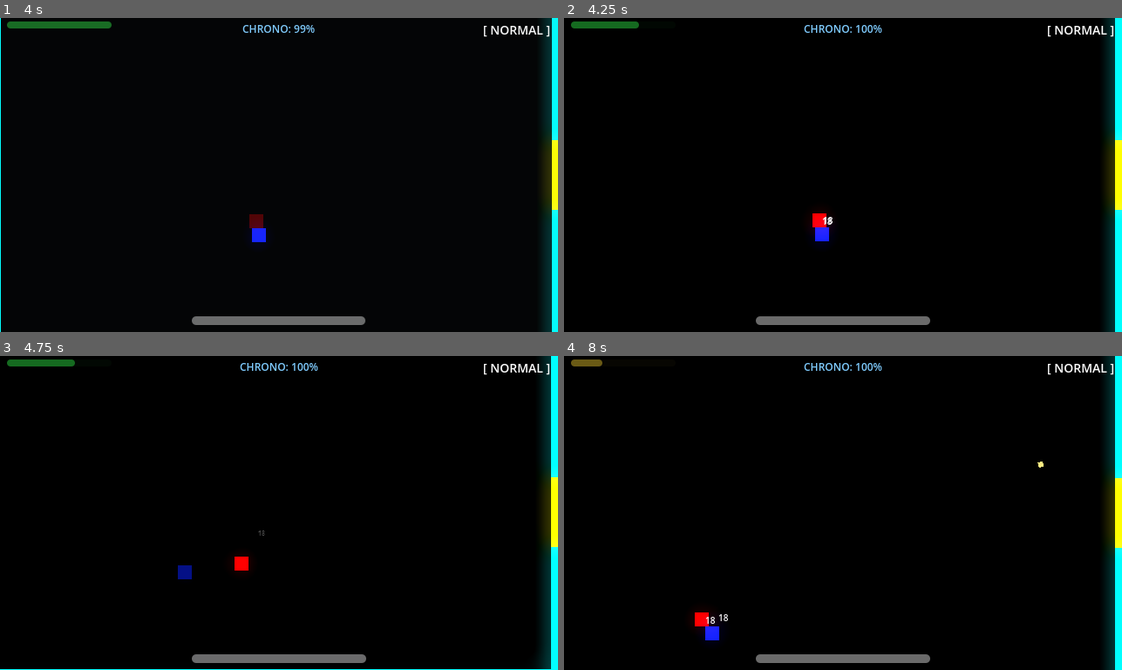
Above: before the commit, frames 1-4 (two rows, left to right).
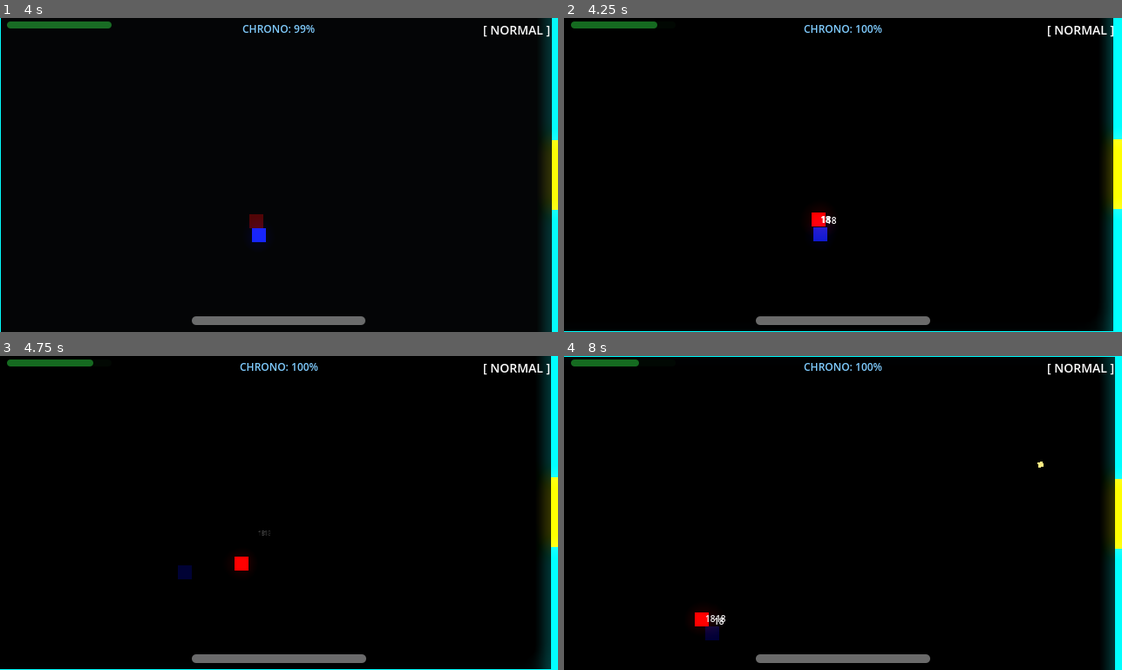
Above: after the commit, the same moments.

Repository: scarf-y/Polychron
Game: Godot game, scene res://scenes/ui/main_menu.tscn
Same seed, same stepped clock (60 frames per second), same inputs: the game is played once before the commit and once after it.
Inputs (mouse positions are in pixels of both pictures, inside the frame that each line leads up to):
- Up to frame 1 (4 s): click "ENTER THE VOID" at 0.5 s; move the mouse to (401, 159) at 1.27 s; hold D (move_right) 1.28-2.03 s; tap Q (dash) at 1.35 s; click (401, 159) at 1.55 s; move the mouse to (167, 190) at 2.02 s; hold S (move_down) 2.03-2.78 s; click (167, 190) at 2.1 s; tap E (time_erase) at 2.3, 2.85 s; move the mouse to (334, 105) at 2.77 s; hold D (move_right) 2.78-3.53 s; tap Shift (time_slow) at 3.05, 3.6 s; move the mouse to (251, 237) at 3.52 s; hold W (move_up) from 3.53 s (still down); tap Space (time_stop) at 3.8 s
- Up to frame 2 (4.25 s): keep holding W (move_up)
- Up to frame 3 (4.75 s): move the mouse to (446, 560) at 4.27 s; release W (move_up) at 4.28 s; hold A (move_left) from 4.28 s (still down); tap Space (time_stop) at 4.35 s; tap Q (dash) at 4.55 s
- Up to frame 4 (8 s): move the mouse to (675, 465) at 5.02 s; tap Q (dash) at 5.1 s; click (675, 465) at 5.3 s; move the mouse to (870, 513) at 5.77 s; release A (move_left) at 5.78 s; hold S (move_down) 5.78-6.53 s; click (870, 513) at 5.85 s; tap E (time_erase) at 6.05, 6.6 s; move the mouse to (759, 434) at 6.52 s; hold D (move_right) 6.53-7.28 s; tap Shift (time_slow) at 6.8, 7.35 s; move the mouse to (965, 497) at 7.27 s; hold W (move_up) from 7.28 s (still down); tap Space (time_stop) at 7.55 s

Frame 1 is identical in both runs. In frame 2, 0.9% of the frame differs, in the area x 0-100%, y 0-100%; in frame 3, 0.2%; in frame 4, 0.7%.

Commit message:
feat: add 5-stage fracture penalty system with debuffs, lockdown response, and ability-blocked feedback

Diff:
--- a/scripts/game_juice.gd
+++ b/scripts/game_juice.gd
@@ -81,14 +81,22 @@
 # =========================
 # FLOATING DAMAGE NUMBERS
 # =========================
-func spawn_damage_number(amount: float, pos: Vector2, is_crit: bool) -> void:
+func spawn_damage_number(amount: float, pos: Vector2, is_crit: bool, color_override: Color = Color(-1, -1, -1), scale_override: float = 1.0) -> void:
 	var label := Label.new()
 	label.text = str(int(amount))
 	label.global_position = pos + Vector2(randf_range(-8, 8), -10)
 	label.z_index = 100
 
-	# Style based on crit
-	if is_crit:
+	# Check for color override (e.g. Stage IV fracture — purple + 2x)
+	var has_override: bool = color_override.r >= 0.0
+
+	# Style based on crit or override
+	if has_override:
+		label.add_theme_color_override("font_color", color_override)
+		label.add_theme_font_size_override("font_size", int(12 * scale_override))
+		label.scale = Vector2(scale_override, scale_override)
+		label.text += "!!"
+	elif is_crit:
 		label.add_theme_color_override("font_color", Color(1, 0.9, 0.1))  # Bright gold
 		label.add_theme_font_size_override("font_size", 14)
 		label.scale = Vector2(1.5, 1.5)
--- a/scripts/player.gd
+++ b/scripts/player.gd
@@ -1,16 +1,19 @@
 extends CharacterBody2D
 
 ## Sequence-0 — The Player Controller
-## Handles movement, shooting, time abilities, phase dash, and crit system.
+## Handles movement, shooting, time abilities, phase dash, crit system,
+## and fracture-stage debuffs.
 
 # --- Stats ---
-const SPEED: float = 120.0
+var base_speed: float = 120.0
+var speed: float = 120.0
 var health: float = 100.0
 var max_health: float = 100.0
 var is_dead: bool = false
 
 # --- Crit System ---
-const CRIT_CHANCE: float = 0.2
+var base_crit_chance: float = 0.2
+var crit_chance: float = 0.2
 const CRIT_MULTIPLIER: float = 2.5
 const BASE_DAMAGE_MIN: float = 10.0
 const BASE_DAMAGE_MAX: float = 15.0
@@ -23,7 +26,8 @@
 # --- Phase Dash ---
 const DASH_SPEED: float = 300.0
 const DASH_DURATION: float = 0.2
-const DASH_COOLDOWN: float = 0.6
+var base_dash_cooldown: float = 0.6
+var dash_cooldown: float = 0.6
 const DASH_TIMESTOP_MULTIPLIER: float = 1.5
 const GHOST_SPAWN_INTERVAL: float = 0.025
 var is_dashing: bool = false
@@ -33,6 +37,14 @@
 var _active_ability: TimeManager.TimeState = TimeManager.TimeState.NORMAL
 var _erase_decoy: Node2D = null
 
+# --- I-Frames ---
+var _invincibility_timer: float = 0.0
+const INVINCIBILITY_DURATION: float = 0.8
+
+# --- Fracture Debuffs ---
+var _fracture_stage: int = 1
+var _damage_multiplier: float = 1.0
+
 # --- Signals ---
 signal player_damaged(new_health: float)
 signal player_died()
@@ -42,9 +54,23 @@
 	add_to_group("player")
 	_setup_crosshair_cursor()
 
+	# Connect fracture signals
+	TimeManager.fracture_changed.connect(_on_fracture_changed)
+	TimeManager.lockdown_changed.connect(_on_lockdown_changed)
+
 func _process(delta: float) -> void:
 	if is_dead:
 		return
+
+	if _invincibility_timer > 0.0:
+		_invincibility_timer -= delta
+		if _invincibility_timer <= 0.0:
+			_update_modulate()
+		else:
+			if fmod(_invincibility_timer * 15.0, 1.0) > 0.5:
+				modulate.a = 0.2
+			else:
+				modulate.a = 0.8
 
 	_handle_time_abilities()
 	_handle_shooting()
@@ -63,9 +89,9 @@
 	var input_dir := Input.get_vector("move_left", "move_right", "move_up", "move_down")
 
 	# Compensate speed when time is slowed so player moves at normal speed
-	var current_speed: float = SPEED
+	var current_speed: float = speed
 	if TimeManager.current_state == TimeManager.TimeState.SLOWED:
-		current_speed = SPEED / 0.2
+		current_speed = speed / 0.2
 
 	if input_dir != Vector2.ZERO:
 		velocity = input_dir.normalized() * current_speed
@@ -73,6 +99,67 @@
 		velocity = velocity.move_toward(Vector2.ZERO, current_speed)
 
 	move_and_slide()
+
+# =========================
+# FRACTURE STAGE SYSTEM
+# =========================
+func _on_fracture_changed(value: float) -> void:
+	var new_stage: int = 1
+	if value >= 100.0:
+		new_stage = 5
+	elif value > 75.0:
+		new_stage = 4
+	elif value > 50.0:
+		new_stage = 3
+	elif value > 25.0:
+		new_stage = 2
+	else:
+		new_stage = 1
+
+	if new_stage != _fracture_stage:
+		_fracture_stage = new_stage
+		_apply_fracture_debuffs()
+
+func _apply_fracture_debuffs() -> void:
+	# Reset to base stats first
+	speed = base_speed
+	crit_chance = base_crit_chance
+	dash_cooldown = base_dash_cooldown
+	_damage_multiplier = 1.0
+
+	match _fracture_stage:
+		1:
+			# Stage I — Base stats, no debuffs
+			pass
+		2:
+			# Stage II — Crit chance halved
+			crit_chance = base_crit_chance / 2.0
+		3:
+			# Stage III — Speed -20%, dash cooldown doubled
+			speed = base_speed * 0.8
+			dash_cooldown = base_dash_cooldown * 2.0
+			# Also keep stage II debuff
+			crit_chance = base_crit_chance / 2.0
+		4:
+			# Stage IV — Damage taken +50%, plus all previous
+			_damage_multiplier = 1.5
+			speed = base_speed * 0.8
+			dash_cooldown = base_dash_cooldown * 2.0
+			crit_chance = base_crit_chance / 2.0
+		5:
+			# Stage V — Lockdown (handled by TimeManager)
+			_damage_multiplier = 1.5
+			speed = base_speed * 0.8
+			dash_cooldown = base_dash_cooldown * 2.0
+			crit_chance = base_crit_chance / 2.0
+
+func _on_lockdown_changed(lockdown: bool) -> void:
+	if lockdown:
+		# Force cancel any active time ability
+		force_cancel_ability()
+	else:
+		# Re-apply debuffs for current fracture level (75% after exit)
+		_on_fracture_changed(TimeManager.fracture_level)
 
 # =========================
 # PHASE DASH
@@ -98,13 +185,13 @@
 	modulate = Color(0.3, 0.6, 1.0, 0.5)
 
 	# Time Stop synergy: dash is 3x faster/longer
-	var dash_speed: float = DASH_SPEED
+	var dash_speed_val: float = DASH_SPEED
 	var dash_time: float = DASH_DURATION
 	if TimeManager.current_state == TimeManager.TimeState.STOPPED:
-		dash_speed *= DASH_TIMESTOP_MULTIPLIER
+		dash_speed_val *= DASH_TIMESTOP_MULTIPLIER
 		dash_time *= DASH_TIMESTOP_MULTIPLIER
 
-	velocity = move_dir * dash_speed
+	velocity = move_dir * dash_speed_val
 
 	GameJuice.screen_shake(2.5, 1.3)
 
@@ -116,7 +203,7 @@
 
 	# End dash
 	is_dashing = false
-	velocity = move_dir * SPEED * 0.5  # Slight momentum after dash
+	velocity = move_dir * speed * 0.5  # Slight momentum after dash
 
 	# Restore collision
 	if _active_ability != TimeManager.TimeState.ERASED:
@@ -126,8 +213,8 @@
 	# Restore color based on current ability
 	_update_modulate()
 
-	# Dash cooldown
-	await get_tree().create_timer(DASH_COOLDOWN).timeout
+	# Dash cooldown (uses the potentially modified dash_cooldown)
+	await get_tree().create_timer(dash_cooldown).timeout
 	can_dash = true
 
 func _spawn_ghost_trail(duration: float) -> void:
@@ -156,7 +243,7 @@
 # =========================
 func deal_damage() -> Array:
 	var base_damage: float = randf_range(BASE_DAMAGE_MIN, BASE_DAMAGE_MAX)
-	var is_crit: bool = randf() < CRIT_CHANCE
+	var is_crit: bool = randf() < crit_chance
 	var final_damage: float = base_damage * (CRIT_MULTIPLIER if is_crit else 1.0)
 	return [final_damage, is_crit]
 
@@ -206,6 +293,12 @@
 			_erase_decoy.queue_free()
 		_return_to_normal()
 
+	# Visual feedback when ability use is blocked
+	if _active_ability == TimeManager.TimeState.NORMAL:
+		if Input.is_action_just_pressed("time_stop") or Input.is_action_just_pressed("time_slow") or Input.is_action_just_pressed("time_erase"):
+			if not TimeManager.can_use_ability():
+				_show_ability_blocked_feedback()
+
 	# Auto-return when gauge depletes
 	if TimeManager.time_gauge <= 0.0 and _active_ability != TimeManager.TimeState.NORMAL:
 		if _active_ability == TimeManager.TimeState.ERASED:
@@ -216,6 +309,19 @@
 		_active_ability = TimeManager.TimeState.NORMAL
 		_update_modulate()
 
+func _show_ability_blocked_feedback() -> void:
+	# Flash the player red-grey and spawn a "BLOCKED" text
+	var reason: String = "LOCKED OUT" if TimeManager.is_lockdown else "NULLIFIED"
+	var flash_color: Color = Color(1.0, 0.1, 0.1) if TimeManager.is_lockdown else Color(0.5, 0.0, 0.0)
+
+	GameJuice.spawn_blocked_text(global_position)
+	GameJuice.screen_shake(1.5, 1.0)
+
+	# Quick red flash
+	modulate = flash_color
+	await get_tree().create_timer(0.1).timeout
+	_update_modulate()
+
 func force_cancel_ability() -> void:
 	if _active_ability != TimeManager.TimeState.NORMAL:
 		if _active_ability == TimeManager.TimeState.ERASED:
@@ -236,6 +342,10 @@
 		return
 	if TimeManager.null_zone_active:
 		modulate = Color(0.5, 0.5, 0.5, 0.7)
+		return
+	if TimeManager.is_lockdown:
+		# Lockdown tint — handled by flicker in GameJuice, but base color is grey-red
+		modulate = Color(0.8, 0.3, 0.3, 1.0)
 		return
 	match _active_ability:
 		TimeManager.TimeState.NORMAL:
@@ -276,11 +386,22 @@
 # DAMAGE
 # =========================
 func take_damage(amount: float = 10.0) -> void:
-	if is_dead or is_dashing or _active_ability == TimeManager.TimeState.ERASED:  # I-frames and Erase check
-		return
-	health -= amount
+	if is_dead or is_dashing or _active_ability == TimeManager.TimeState.ERASED or _invincibility_timer > 0.0:
+		return
+	_invincibility_timer = INVINCIBILITY_DURATION
+
+	# Apply fracture damage multiplier (Stage IV: +50%)
+	var final_amount: float = amount * _damage_multiplier
+	health -= final_amount
 	health = maxf(health, 0.0)
 	player_damaged.emit(health)
+
+	# Spawn damage numbers — purple & 2x larger at Stage IV+
+	var is_fracture_amplified: bool = _fracture_stage >= 4
+	if is_fracture_amplified:
+		GameJuice.spawn_damage_number(final_amount, global_position, false, Color(0.7, 0.1, 1.0), 2.0)
+	else:
+		GameJuice.spawn_damage_number(final_amount, global_position, false)
 
 	# Low HP warning
 	player_low_hp.emit(health < max_health * 0.25)
